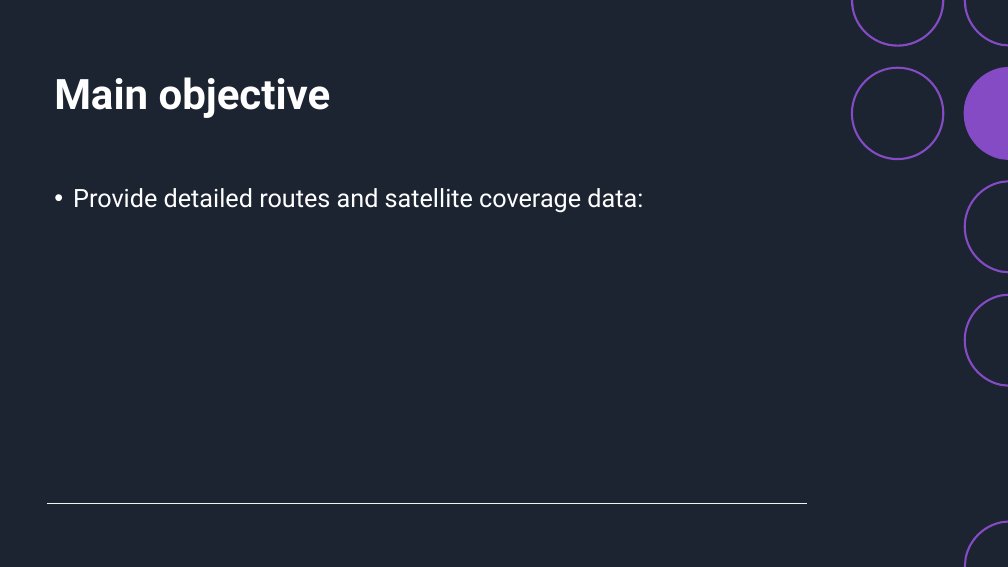
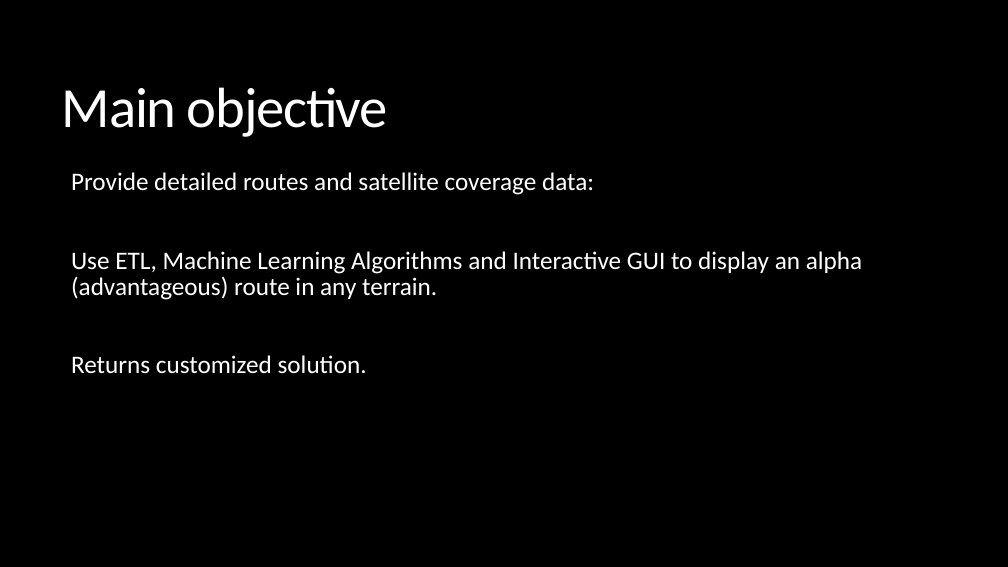
Before and after one commit to Orko24/PLTR_GAIA_4, a slide deck: slide 2 of Workflow/GAIA System.pptx. Drawn at 1008x567 pixels with LibreOffice and Linux fonts; fonts in the diff are those of the drawing; background and template pictures are left out. Boxes give left, top, right and bottom in pixels: in the first picture for what was removed or moved away, otherwise in the second. Text is boxed around its words. In the diff, an @@ line names an element or a change of style, - is before the commit and + after.

```diff
--- a/Workflow/GAIA System.pptx
+++ b/Workflow/GAIA System.pptx
@@ background #1C2432 to picture (left out) @@
@@ rectangle removed at [0,0,1008,567] @@
@@ group removed at [738,0,1008,567]: 9 freeform shapes @@
@@ title "Main objective": place and size @@
-title "Main objective" at [54,77,331,118]
+title "Main objective" at [62,87,388,137]
@@ title "Main objective" at [62,87,388,137]: size 40 to 54 pt, font Roboto to Calibri, letter spacing 0 to -1.2 pt, bold off; line spacing 1 to 0.85; vertical alignment top to middle @@
@@ text "Provide detailed routes and satellite ...": place and size @@
-text "Provide detailed routes and satellite ..." at [73,188,643,213]
+text "Provide detailed routes and satellite ..." at [71,172,862,374]
@@ text at [71,172,594,195]: font Roboto to Calibri in "Provide detailed routes and satellite coverage data:"; bullet • to  ; line spacing 1 to 0.85; more space between paragraphs @@
@@ text at [71,251,862,374]: paragraphs added @@
+  Use ETL, Machine Learning Algorithms and Interactive GUI to display an alpha (advantageous) route in any terrain.
+  Returns customized solution.
@@ line removed from (47, 504) to (808, 504) @@
@@ group removed at [851,0,1008,567]: 7 freeform shapes @@
```
Also in this commit, not shown: 2 other slides changed, 2 slides added, 2 slides removed, 1 other file.
